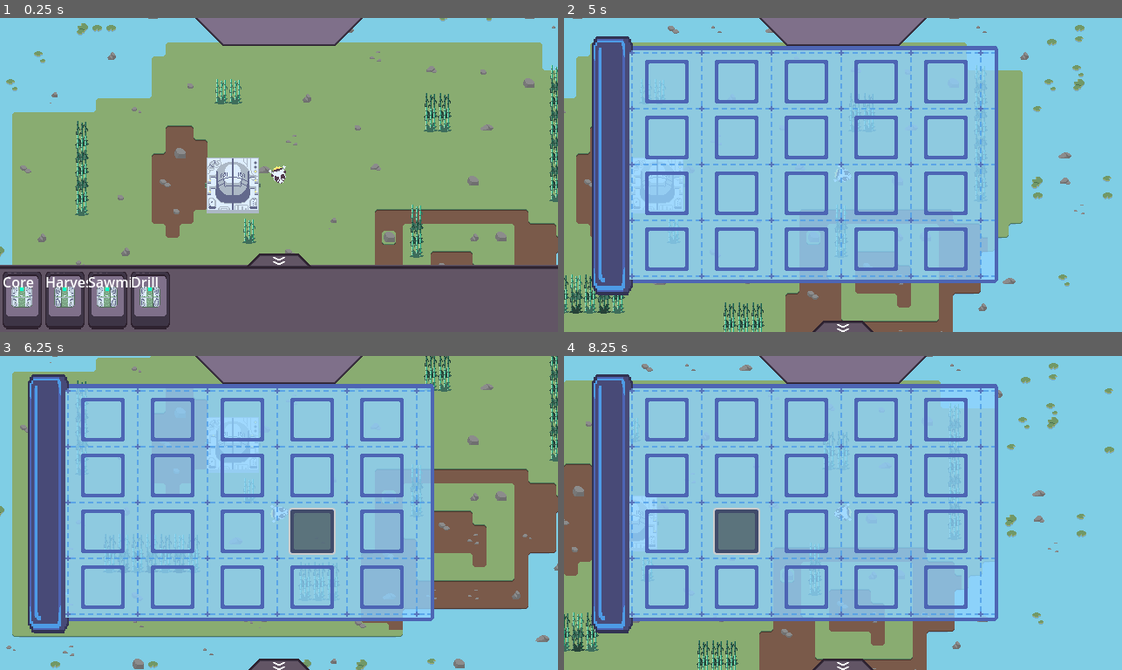
Above: before the commit, frames 1-4 (two rows, left to right).
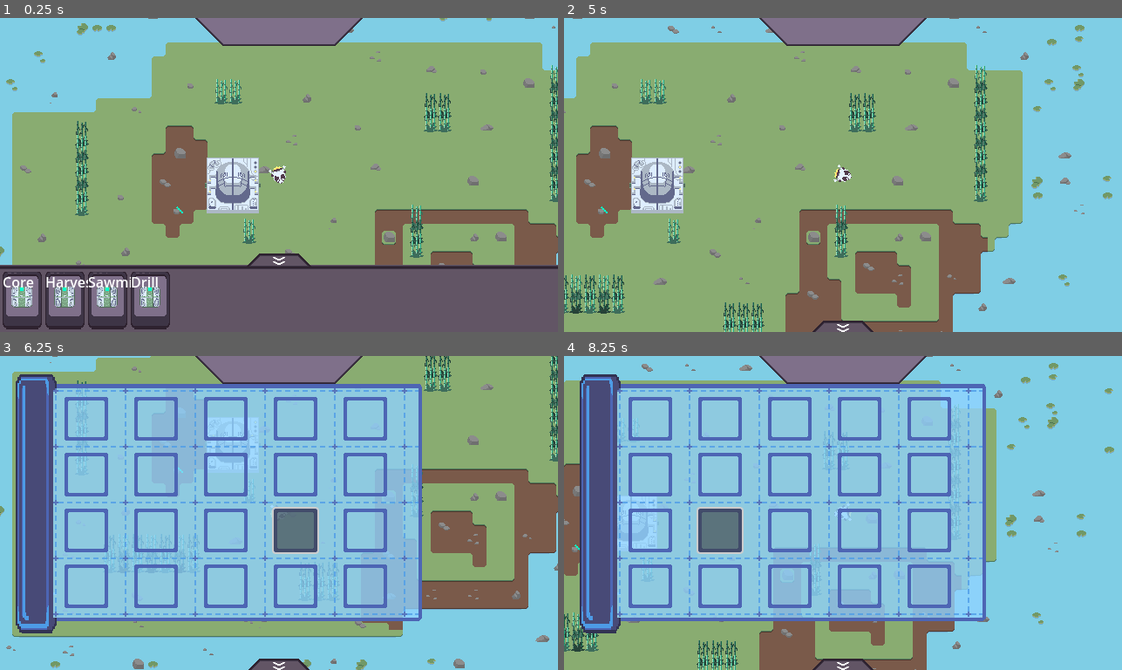
Above: after the commit, the same moments.

Repository: Hyper-Burner/GMTK-Game-Jam-2024
Game: Godot game, scene res://main.tscn
Same seed, same stepped clock (60 frames per second), same inputs: the game is played once before the commit and once after it.
Inputs (mouse positions are in pixels of both pictures, inside the frame that each line leads up to):
- Up to frame 1 (0.25 s): no input
- Up to frame 2 (5 s): click (843, 259) at 0.5 s; move the mouse to (965, 159) at 1.27 s; press the mouse at (965, 159) at 1.28 s; hold D (right) 1.28-2.03 s; move the mouse to (731, 190) at 2.02 s; release the mouse at (731, 190) at 2.03 s; hold S (down) 2.03-2.78 s; click (731, 190) at 2.1 s; move the mouse to (898, 105) at 2.77 s; hold D (right) 2.78-3.53 s; hold Right mouse button (right_click) 2.78-3.53 s; click (898, 105) at 3.05 s; move the mouse to (815, 237) at 3.52 s; hold W (up) 3.53-4.28 s; tap R (rotate) at 3.6 s; click (815, 237) at 3.8 s; move the mouse to (1010, 222) at 4.27 s; press the mouse at (1010, 222) at 4.28 s; hold A (left) from 4.28 s (still down); tap E (ui_inventory) at 4.9 s
- Up to frame 3 (6.25 s): move the mouse to (111, 465) at 5.02 s; release the mouse at (111, 465) at 5.03 s; click (111, 465) at 5.1 s; move the mouse to (306, 513) at 5.77 s; release A (left) at 5.78 s; hold S (down) from 5.78 s (still down); hold Right mouse button (right_click) from 5.78 s (still down); click (306, 513) at 6.05 s
- Up to frame 4 (8.25 s): move the mouse to (759, 434) at 6.52 s; release S (down) at 6.53 s; release Right mouse button (right_click) at 6.53 s; hold D (right) 6.53-7.28 s; tap R (rotate) at 6.6 s; click (759, 434) at 6.8 s; move the mouse to (965, 497) at 7.27 s; press the mouse at (965, 497) at 7.28 s; hold W (up) 7.28-8.03 s; move the mouse to (731, 528) at 8.02 s; release the mouse at (731, 528) at 8.03 s; hold D (right) from 8.03 s (still down); click (731, 528) at 8.1 s

The runs differ from the first frame. In frame 1, less than 0.1% of the frame differs, in the area x 31-33%, y 60-63%; in frame 2, 55%, in the area x 5-78%, y 5-89%; in frame 3, 20%; in frame 4, 19%.

Commit message:
animated items and inventory

Diff:
--- a/Classes/Items.gd
+++ b/Classes/Items.gd
@@ -5,6 +5,7 @@
 
 @export var id : int
 
+var pickupable = true
 var speed = Vector2(0, 0)
 var on_conveyor = false
 
@@ -24,7 +25,7 @@
 
 func _on_input_event(viewport: Node, event: InputEvent, shape_idx: int) -> void:
 	if event is InputEventMouseButton:
-		if Input.is_action_just_pressed('left_click'):
+		if Input.is_action_just_pressed('left_click') and pickupable:
 			var pickup = {
 				"name" : items.items[id].name,
 				"id" : id,
@@ -32,4 +33,7 @@
 				"description" : items.items[id].description
 			}
 			Global.add_item(pickup)
-			queue_free()
+			pickupable = false
+			var tween = create_tween()
+			tween.tween_property($Sprite2D, "modulate:a", 0, 0.5)
+			tween.tween_callback(queue_free)
--- a/inventory_ui.tscn
+++ b/inventory_ui.tscn
@@ -1,25 +1,36 @@
-[gd_scene load_steps=2 format=3 uid="uid://0uoh7smqbvax"]
+[gd_scene load_steps=3 format=3 uid="uid://0uoh7smqbvax"]
 
 [ext_resource type="Script" path="res://inventory_ui.gd" id="1_hxatv"]
+[ext_resource type="Texture2D" uid="uid://c2b35crtjws3l" path="res://GUI/InventoryBackground.png" id="2_0vv7q"]
 
 [node name="Inventory_UI" type="Control"]
 layout_mode = 3
-anchor_left = 0.078125
-anchor_top = 0.222222
-anchor_right = 0.9375
-anchor_bottom = 0.777778
+anchors_preset = 15
+anchor_right = 1.0
+anchor_bottom = 1.0
 grow_horizontal = 2
 grow_vertical = 2
 script = ExtResource("1_hxatv")
-metadata/_edit_use_anchors_ = true
+
+[node name="ColorRect" type="TextureRect" parent="."]
+layout_mode = 1
+anchors_preset = 15
+anchor_right = 1.0
+anchor_bottom = 1.0
+grow_horizontal = 2
+grow_vertical = 2
+texture = ExtResource("2_0vv7q")
+stretch_mode = 5
 
 [node name="GridContainer" type="GridContainer" parent="."]
 layout_mode = 1
-anchors_preset = 8
-anchor_left = 0.5
-anchor_top = 0.5
-anchor_right = 0.5
-anchor_bottom = 0.5
+anchors_preset = 15
+anchor_right = 1.0
+anchor_bottom = 1.0
+offset_left = 74.0
+offset_top = 47.0
+offset_right = -177.0
+offset_bottom = -63.0
 grow_horizontal = 2
 grow_vertical = 2
 theme_override_constants/h_separation = 30
@@ -27,14 +38,16 @@
 columns = 5
 
 [node name="ItemName" type="Label" parent="."]
-offset_left = 407.0
-offset_top = -21.9999
-offset_right = 557.0
-offset_bottom = 36.0001
+layout_mode = 0
+offset_left = 485.0
+offset_top = 38.0
+offset_right = 635.0
+offset_bottom = 96.0
 
 [node name="ItemDescription" type="Label" parent="."]
-offset_left = 407.0
-offset_top = 16.0
-offset_right = 569.0
-offset_bottom = 223.0
+layout_mode = 0
+offset_left = 485.0
+offset_top = 105.0
+offset_right = 634.0
+offset_bottom = 301.0
 autowrap_mode = 2
--- a/main.tscn
+++ b/main.tscn
@@ -968,7 +968,7 @@
 [node name="resource2" parent="." instance=ExtResource("4_mv4i6")]
 
 [node name="Items" parent="resource2" instance=ExtResource("3_mwm2t")]
-position = Vector2(787, 600)
+position = Vector2(200, 200)
 
 [node name="Machine" parent="resource2" instance=ExtResource("7_23t5m")]
 position = Vector2(261, 172)
--- a/player.gd
+++ b/player.gd
@@ -3,8 +3,10 @@
 @onready var inventory_ui = $InventoryUI
 @export var speed = 200
 
+var inventory_on = false
+
 func _ready():
-	inventory_ui.visible = false
+	inventory_ui.visible = true
 	Global.set_player_reference(self)
 
 
@@ -16,4 +18,12 @@
 
 func _input(event):
 	if event.is_action_pressed("ui_inventory"):
-		inventory_ui.visible = !inventory_ui.visible
+		var tween = create_tween()
+		if inventory_on:
+			tween.tween_property(inventory_ui.get_child(0), "position", Vector2(-700, 0), 0.3)
+			inventory_on = false
+		else:
+			tween.tween_property(inventory_ui.get_child(0), "position", Vector2(0,0), 0.3)
+			inventory_on = true
+
+		#inventory_ui.visible = !inventory_ui.visible
--- a/player.tscn
+++ b/player.tscn
@@ -1,10 +1,9 @@
-[gd_scene load_steps=11 format=3 uid="uid://dc4s3nwak41h6"]
+[gd_scene load_steps=10 format=3 uid="uid://dc4s3nwak41h6"]
 
 [ext_resource type="Script" path="res://player.gd" id="1_u1sai"]
 [ext_resource type="Texture2D" uid="uid://5riubgn6fgae" path="res://playership-Sheet.png" id="2_f3c2x"]
 [ext_resource type="Script" path="res://Components/storage_component.gd" id="2_hgpeh"]
 [ext_resource type="PackedScene" uid="uid://0uoh7smqbvax" path="res://inventory_ui.tscn" id="3_uceme"]
-[ext_resource type="Texture2D" uid="uid://c2b35crtjws3l" path="res://GUI/InventoryBackground.png" id="4_s52x4"]
 
 [sub_resource type="AtlasTexture" id="AtlasTexture_ehatc"]
 atlas = ExtResource("2_f3c2x")
@@ -56,25 +55,7 @@
 
 [node name="InventoryUI" type="CanvasLayer" parent="."]
 
-[node name="ColorRect" type="TextureRect" parent="InventoryUI"]
-anchors_preset = 15
-anchor_right = 1.0
-anchor_bottom = 1.0
-offset_left = 14.0
-offset_right = 14.0
-grow_horizontal = 2
-grow_vertical = 2
-texture = ExtResource("4_s52x4")
-metadata/_edit_use_anchors_ = true
-
-[node name="Inventory_UI" parent="InventoryUI/ColorRect" instance=ExtResource("3_uceme")]
+[node name="Inventory_UI" parent="InventoryUI" instance=ExtResource("3_uceme")]
 custom_minimum_size = Vector2(400, 240)
-layout_mode = 1
-anchor_left = 0.4125
-anchor_top = 0.444444
-anchor_right = 0.4125
-anchor_bottom = 0.491667
-offset_left = -200.0
-offset_top = -120.0
-offset_right = 200.0
-offset_bottom = 120.0
+offset_left = -700.0
+offset_right = -700.0
Not shown: 1 places in Classes/machine.tres that only renumber resources
